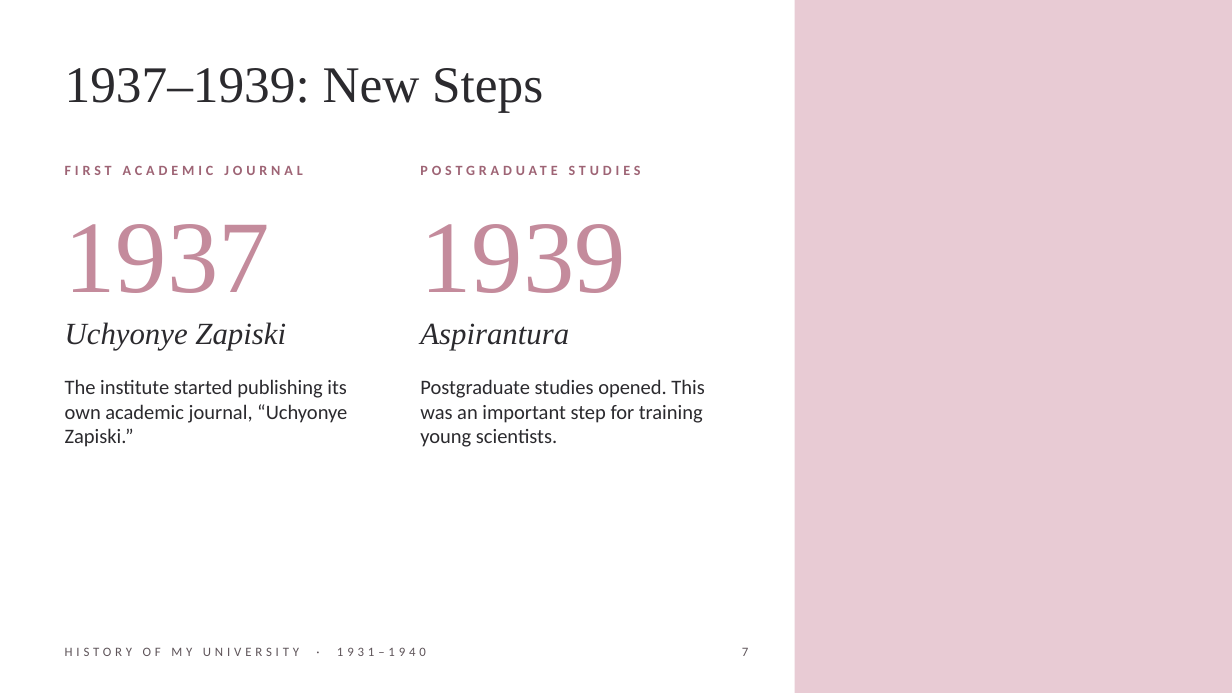
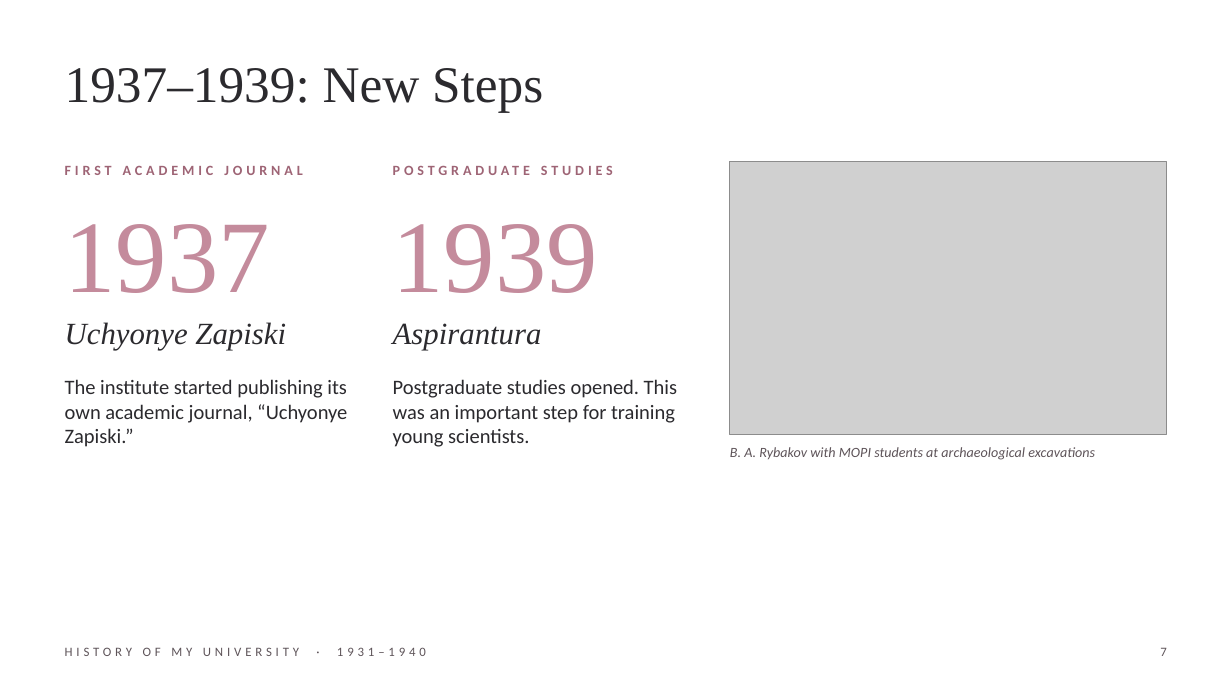
Before and after one commit to gtssummer/paintbot, a slide deck: slide 7 of presentation/MOPI_History_1931-1940.pptx. Drawn at 1232x693 pixels with LibreOffice and Linux fonts; fonts in the diff are those of the drawing; grey boxes stand for pictures. Boxes give left, top, right and bottom in pixels: in the first picture for what was removed or moved away, otherwise in the second. Text is boxed around its words. In the diff, an @@ line names an element or a change of style, - is before the commit and + after.

```diff
--- a/presentation/MOPI_History_1931-1940.pptx
+++ b/presentation/MOPI_History_1931-1940.pptx
@@ rectangle removed at (795, 0, 1232, 693) @@
@@ text "POSTGRADUATE STUDIES" rewrapped from (421, 162, 753, 189) to (393, 162, 707, 189) @@
@@ picture added at (730, 162, 1167, 434) @@
@@ text "1939": place and size @@
-text "1939" at (420, 224, 625, 293)
+text "1939" at (393, 224, 598, 293)
@@ text "Aspirantura": place and size @@
-text "Aspirantura" at (420, 323, 569, 350)
+text "Aspirantura" at (393, 323, 542, 350)
@@ text "Postgraduate studies opened. This was ...": place and size @@
-text "Postgraduate studies opened. This was ..." at (420, 379, 704, 447)
+text "Postgraduate studies opened. This was ..." at (393, 379, 677, 447)
@@ text added at (730, 447, 1095, 460), 11 pt, text #5E5459, italic @@
+B. A. Rybakov with MOPI students at archaeological excavations
@@ page number: place and size @@
-page number at (742, 647, 748, 656)
+page number at (1160, 647, 1166, 656)
```
Also in this commit, not shown: 2 other slides changed, 6 other files.
